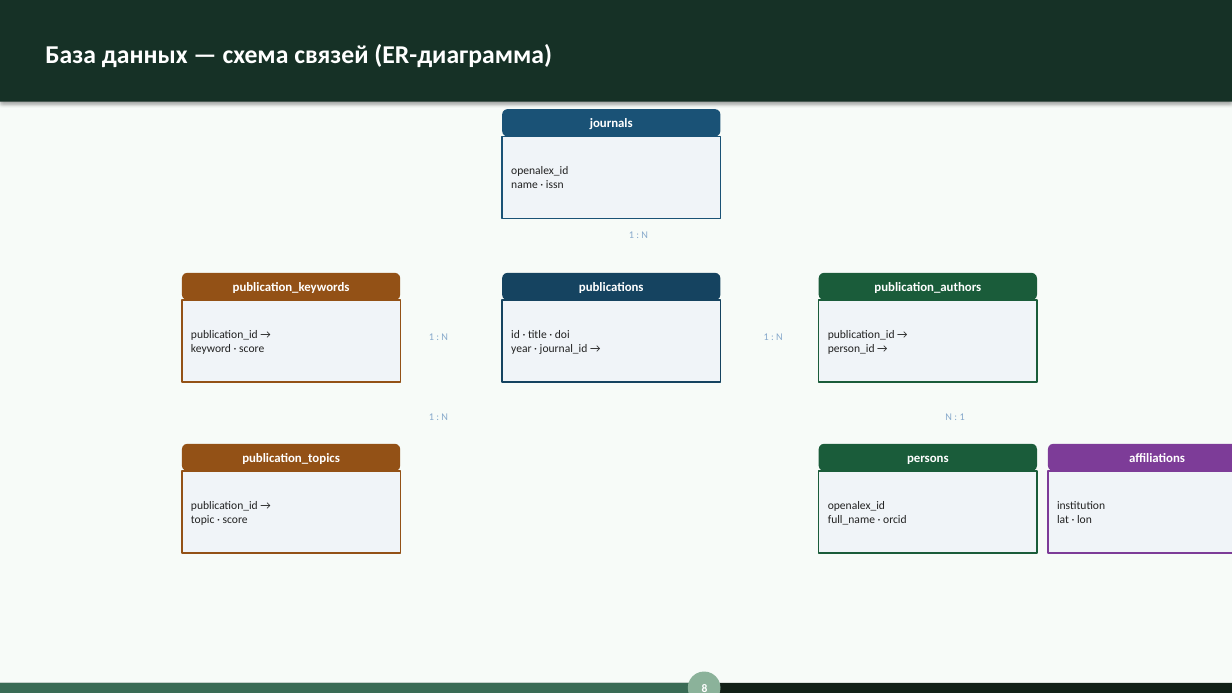
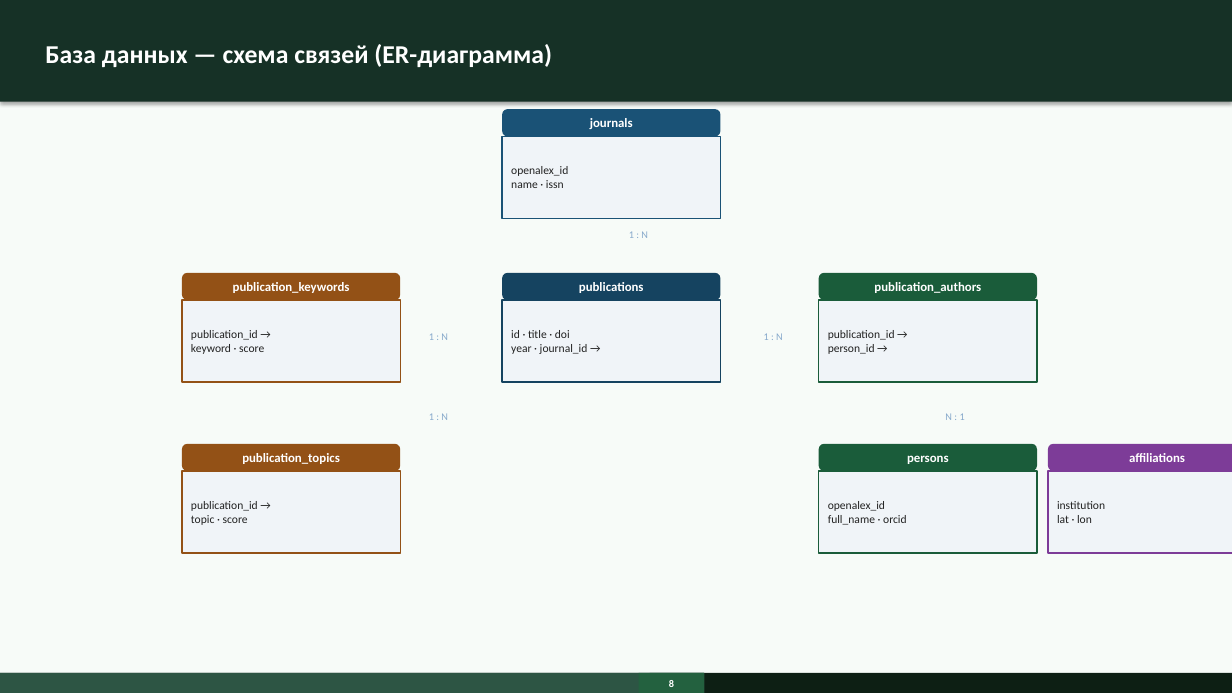
Before and after one commit to surnova2703/muiv3year, a slide deck: slide 8 of docs/Визуализация науки на основе метаданных публикаций и журналов.pptx. Drawn at 1232x693 pixels with LibreOffice and Linux fonts; fonts in the diff are those of the drawing. Boxes give left, top, right and bottom in pixels: in the first picture for what was removed or moved away, otherwise in the second. Text is boxed around its words. In the diff, an @@ line names an element or a change of style, - is before the commit and + after.

```diff
--- a/docs/Визуализация науки на основе метаданных публикаций и журналов.pptx
+++ b/docs/Визуализация науки на основе метаданных публикаций и журналов.pptx
@@ rectangle: place and size @@
-rectangle at (0,683,1232,693)
+rectangle at (0,673,1232,693)
@@ rectangle at (0,673,1232,693): fill #122017 to #0D1F14 @@
@@ rectangle: place and size @@
-rectangle at (0,683,704,693)
+rectangle at (0,673,704,693)
@@ rectangle at (0,673,704,693): fill #3A6B55 to #2D5544 @@
@@ rectangle "8": place and size @@
-rectangle "8" at (688,672,720,693)
+rectangle "8" at (639,673,704,693)
@@ rectangle "8" at (639,673,704,693): size 9 to 8 pt; ellipse to rectangle; fill #8BB29A to #23613F @@
@@ rectangle added at (650,673,704,693), fill #3A6B55 @@
```
Also in this commit, not shown: 13 other slides changed.
